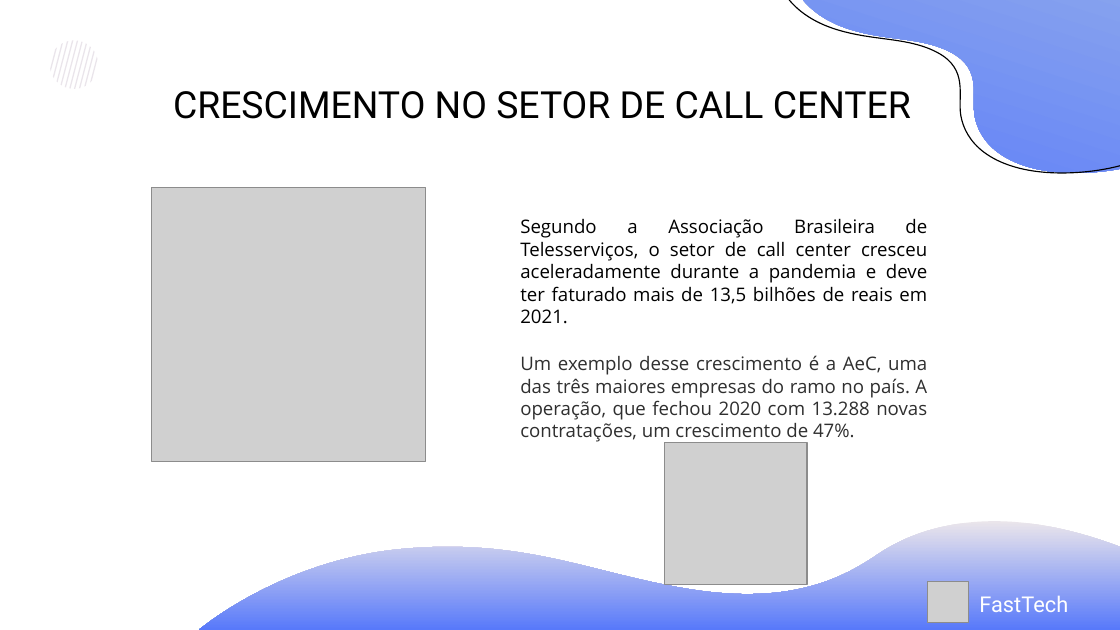
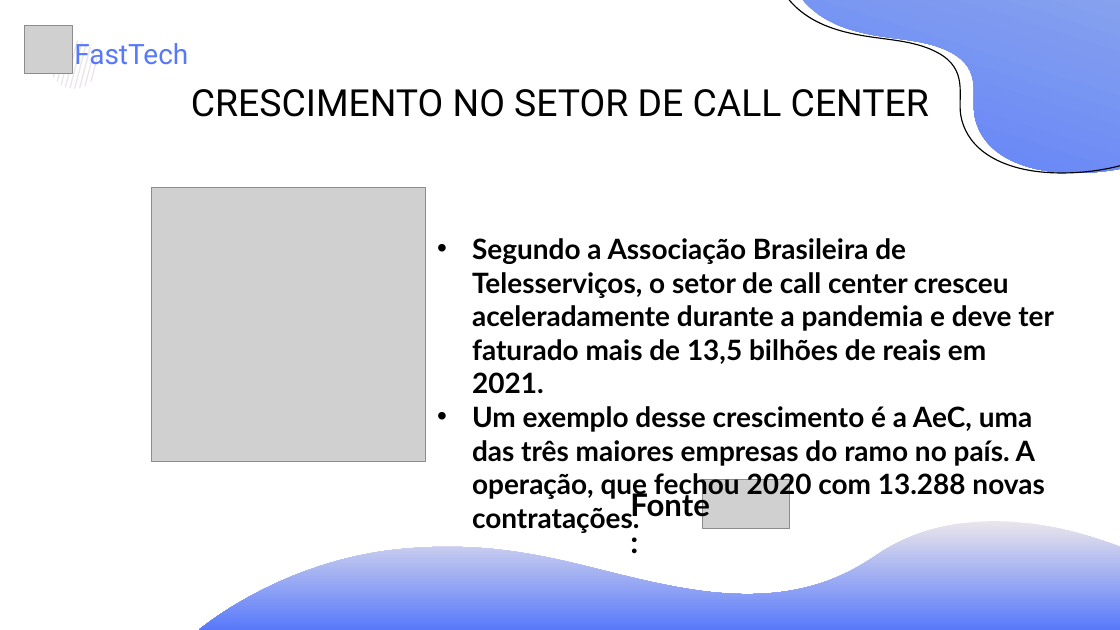
Before and after one commit to Grupo-1-adsa/Grupo-1-adsa, a slide deck: slide 3 of Documentação/PPT/Sprint 3 - Apresentação.pptx. Drawn at 1120x630 pixels with LibreOffice and Linux fonts; fonts in the diff are those of the drawing; grey boxes stand for pictures. Boxes give left, top, right and bottom in pixels: in the first picture for what was removed or moved away, otherwise in the second. Text is boxed around its words. In the diff, an @@ line names an element or a change of style, - is before the commit and + after.

```diff
--- a/Documentação/PPT/Sprint 3 - Apresentação.pptx
+++ b/Documentação/PPT/Sprint 3 - Apresentação.pptx
@@ picture: place and size @@
-picture at box(927, 581, 969, 623)
+picture at box(25, 26, 72, 73)
@@ freeform shape removed at box(50, 47, 57, 71) @@
@@ text "FastTech": place and size @@
-text "FastTech" at box(979, 595, 1068, 612)
+text "FastTech" at box(74, 43, 188, 65)
@@ text "FastTech" at box(74, 43, 188, 65): size 14 to 18 pt, text colour #FFFFFF to #5879FA @@
@@ title "CRESCIMENTO NO SETOR DE CALL ...": place and size @@
-title "CRESCIMENTO NO SETOR DE CALL ..." at box(173, 91, 911, 119)
+title "CRESCIMENTO NO SETOR DE CALL ..." at box(191, 89, 929, 117)
@@ subtitle "Segundo a Associação Brasileira de ...": place and size @@
-subtitle "Segundo a Associação Brasileira de ..." at box(520, 218, 927, 443)
+subtitle "Segundo a Associação Brasileira de ..." at box(472, 238, 1054, 533)
@@ subtitle at box(472, 238, 1054, 394): size 12 to 18 pt, font Open Sans to Lato, bold on in "Segundo a Associação Brasileira de Telesserviços, o ..."; alignment justified to left; bullet none to •; less space between paragraphs @@
@@ subtitle at box(472, 406, 1044, 533): text changed; size 12 to 18 pt; font Open Sans to Lato; text colour #2F2F2F to #000000; bold on @@
-Um exemplo desse crescimento é a AeC, uma das três maiores empresas do ramo no país. A operação, que fechou 2020 com 13.288 novas contratações, um crescimento de 47%.
+• Um exemplo desse crescimento é a AeC, uma das três maiores empresas do ramo no país. A operação, que fechou 2020 com 13.288 novas contratações.
@@ picture: place and size @@
-picture at box(665, 442, 808, 585)
+picture at box(702, 479, 790, 529)
@@ text added at box(630, 489, 710, 522), 20 pt, text #000000, bold @@
+Fonte:
```
Also in this commit, not shown: 8 other slides changed, 1 slide added, 1 slide removed.
